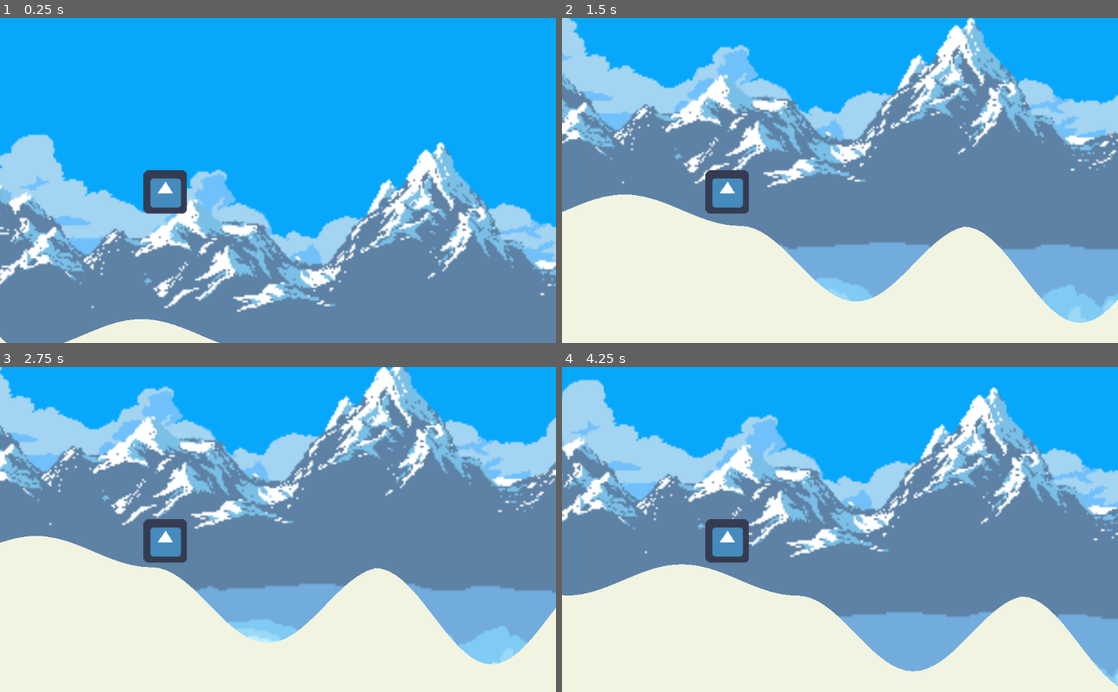
Above: before the commit, frames 1-4 (two rows, left to right).
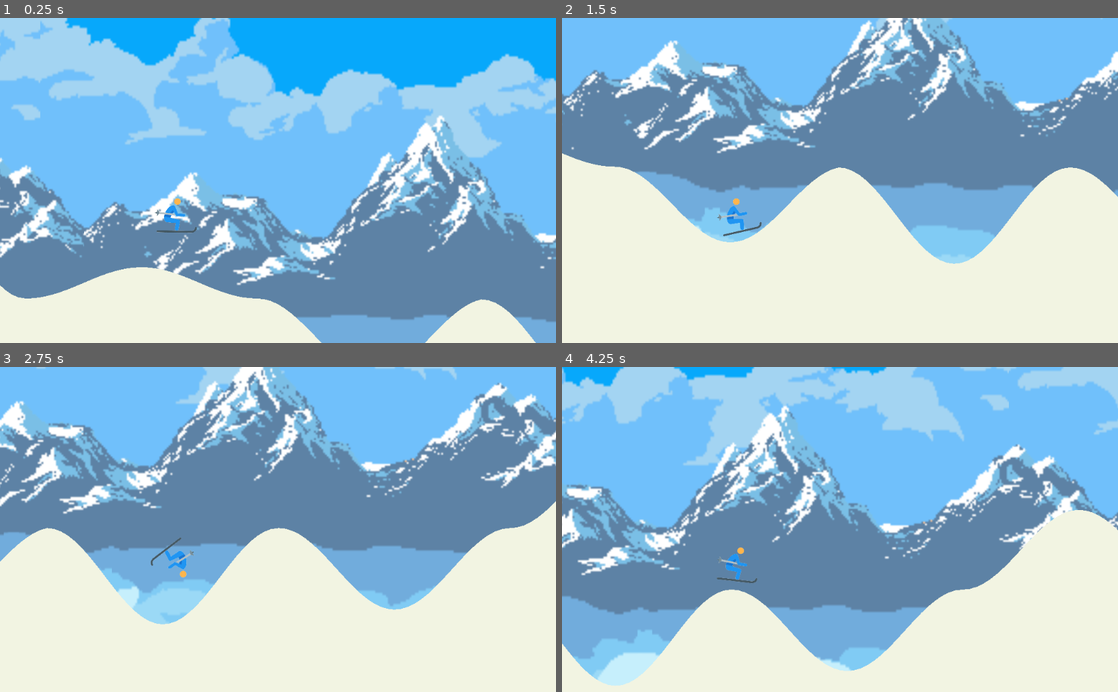
Above: after the commit, the same moments.

Repository: duketran1996/game-pcg
Game: Godot game, scene res://Slope.tscn
The game is run twice, just before and just after one commit, with the same random seed, the same clock (stepped at 60 frames per second) and the same inputs. The engine's default icon, where the game draws it, is replaced by a stand-in: a white triangle on a blue panel in a dark square.
Inputs:
- Up to frame 1 (0.25 s): no input
- Up to frame 2 (1.5 s): hold Right (ui_right) 0.53-1.28 s; hold Left (ui_left) from 1.28 s (still down)
- Up to frame 3 (2.75 s): release Left (ui_left) at 2.03 s; hold Right (ui_right) from 2.03 s (still down)
- Up to frame 4 (4.25 s): release Right (ui_right) at 2.78 s; hold Up (ui_up) 2.78-3.53 s; hold Left (ui_left) from 3.53 s (still down)

The runs differ from the first frame. In frame 1, 71% of the frame differs, in the area x 0-100%, y 0-100%; in frame 2, 58%; in frame 3, 55%; in frame 4, 64%.

Commit message:
Add player

Diff:
--- /dev/null
+++ b/code/Global.gd
@@ -0,0 +1,17 @@
+extends Node
+
+
+# Declare member variables here. Examples:
+# var a = 2
+# var b = "text"
+var slope
+
+# Called when the node enters the scene tree for the first time.
+func _ready():
+	slope = Array()
+	#pass # Replace with function body.
+
+
+# Called every frame. 'delta' is the elapsed time since the previous frame.
+#func _process(delta):
+#	pass
--- a/code/ParallaxBackground.tscn
+++ b/code/ParallaxBackground.tscn
@@ -14,7 +14,7 @@
 
 [node name="Sprite" type="Sprite" parent="ParallaxLayer"]
 position = Vector2( 514, 281 )
-scale = Vector2( 2.66667, 4.02778 )
+scale = Vector2( 2.667, 40 )
 texture = ExtResource( 3 )
 
 [node name="ParallaxLayer2" type="ParallaxLayer" parent="."]
@@ -22,8 +22,8 @@
 motion_mirroring = Vector2( 1000, 0 )
 
 [node name="Sprite" type="Sprite" parent="ParallaxLayer2"]
-position = Vector2( 512.75, 297.75 )
-scale = Vector2( 2.66797, 2.72454 )
+position = Vector2( 518, 167 )
+scale = Vector2( 2.668, 3.24421 )
 texture = ExtResource( 6 )
 
 [node name="ParallaxLayer3" type="ParallaxLayer" parent="."]
@@ -31,7 +31,7 @@
 motion_mirroring = Vector2( 1000, 0 )
 
 [node name="Sprite" type="Sprite" parent="ParallaxLayer3"]
-position = Vector2( 514, 295 )
+position = Vector2( 514, 332 )
 scale = Vector2( 2.67708, 2.71296 )
 texture = ExtResource( 4 )
 
--- a/code/Player.gd
+++ b/code/Player.gd
@@ -1,21 +1,110 @@
 extends KinematicBody2D
 
 export var speed = 200
-export var gravity = 1500
+export var gravity = 800
 var velocity = Vector2()
+var startInd = 0
+var xspd = 1
+var maxSpd = 2
+var preSlideCnt = 0
+var landCnt = 0
+var prejump = OS.get_ticks_msec()
+var roundCnt = 0
+var preAngle = 0
+#func _input(event):
+#	if event.is_action_pressed('scroll_up'):
+#		$Camera2D.zoom -= Vector2(0.1, 0.1)
+#	if event.is_action_pressed('scroll_down'):
+#		$Camera2D.zoom += Vector2(0.1, 0.1)
+#
+func _physics_process(delta):
+	velocity.x = xspd
+	velocity.y += gravity * delta
+	#print(xspd)
+	#if Input.is_action_pressed('ui_right'):
+		#velocity.x += 2
+	#if Input.is_action_pressed('ui_left'):
+		#velocity.x -= 1
+#	if Input.is_action_pressed("ui_left"):
+#		if get_slide_count()==0:
+#			rotation -= 0.08
+#	if Input.is_action_pressed("ui_right"):
+#		if get_slide_count()==0:
+#			rotation += 0.08
+	#if Input.is_action_pressed("ui_up"):
 
-func _input(event):
-	if event.is_action_pressed('scroll_up'):
-		$Camera2D.zoom -= Vector2(0.1, 0.1)
-	if event.is_action_pressed('scroll_down'):
-		$Camera2D.zoom += Vector2(0.1, 0.1)
+#	if landCnt>5:
+#		var step = 11 - landCnt
+#		get_node("Sprite2").scale.y = 0.3 - 0.01*step
+#		landCnt -= 1
+#	elif landCnt>0:
+#		var step = 6 - landCnt
+#		get_node("Sprite2").scale.y = 0.25 + 0.01*step
+#		landCnt -= 1
 
-func _physics_process(delta):
-	velocity.x = 0
-	velocity.y += gravity * delta
-	if Input.is_action_pressed('ui_right'):
-		velocity.x += 1
-	if Input.is_action_pressed('ui_left'):
-		velocity.x -= 1
+
+
+
 	velocity.x *= speed
-	velocity = move_and_slide(velocity, Vector2(0, -1))
+	velocity = move_and_slide(velocity, Vector2(0, -1),false,20)
+
+	if preAngle<-PI/2 and rotation>0:
+		roundCnt += 1
+	if preAngle>PI/2 and rotation<0:
+		roundCnt += 1
+
+	if Input.is_action_pressed("ui_left"):
+		if get_slide_count()==0:
+			rotation -= 0.08
+	if Input.is_action_pressed("ui_right"):
+		if get_slide_count()==0:
+			rotation += 0.08
+
+	if preSlideCnt>0 and get_slide_count()==0:
+		prejump = OS.get_ticks_msec()
+	if get_slide_count()>0:
+		#roundCnt = 0
+		var xpos = position.x
+		var i = startInd
+		var length = Global.slope.size();
+		while i<length:
+			if Global.slope[i].x>xpos:
+				break
+			i += 1
+		startInd = i
+		var dir = Global.slope[i] - Global.slope[i-1]
+		var dirAngle = dir.normalized().angle();
+		if preSlideCnt==0:
+			if abs(dirAngle-rotation)>0.9:
+				xspd = 0.5
+				maxSpd = 2
+			elif  xspd<maxSpd:
+				xspd = xspd+0.015
+			else:
+				xspd = xspd
+			if OS.get_ticks_msec()-prejump>350 and abs(dirAngle-rotation)<0.5:
+				#xspd = min(2.5,xspd+0.05)
+				xspd = xspd + 0.05*(roundCnt+1);
+				maxSpd += 0.05*(roundCnt+1)
+				landCnt = 10
+				#print(OS.get_ticks_msec()-prejump)
+				print(roundCnt)
+		roundCnt = 0
+			#get_node("Sprite2").scale
+
+
+		rotation = dirAngle
+		#rotation = PI/2
+	#print(rotation)
+
+	if landCnt>5:
+		var step = 11 - landCnt
+		get_node("Sprite2").scale.y = 0.3 - 0.02*step
+		landCnt -= 1
+	elif landCnt>0:
+		var step = 6 - landCnt
+		get_node("Sprite2").scale.y = 0.2 + 0.02*step
+		landCnt -= 1
+
+	preSlideCnt = get_slide_count()
+	preAngle = rotation
--- a/code/Player.tscn
+++ b/code/Player.tscn
@@ -1,23 +1,32 @@
-[gd_scene load_steps=4 format=2]
+[gd_scene load_steps=5 format=2]
 
 [ext_resource path="res://Player.gd" type="Script" id=1]
 [ext_resource path="res://icon.png" type="Texture" id=2]
+[ext_resource path="res://player2.png" type="Texture" id=3]
 
 [sub_resource type="RectangleShape2D" id=1]
-extents = Vector2( 39.5, 38 )
+extents = Vector2( 19.3691, 19.0633 )
 
 [node name="KinematicBody2D" type="KinematicBody2D"]
 script = ExtResource( 1 )
 
 [node name="Sprite" type="Sprite" parent="."]
-position = Vector2( 34, -133 )
+visible = false
 texture = ExtResource( 2 )
 
 [node name="CollisionShape2D" type="CollisionShape2D" parent="."]
-position = Vector2( 32, -134 )
+position = Vector2( 2.38419e-07, 0 )
+scale = Vector2( 1.56176, 1.35732 )
 shape = SubResource( 1 )
 
 [node name="Camera2D" type="Camera2D" parent="."]
-offset = Vector2( 200, -150 )
+scale = Vector2( 0.702207, 0.813584 )
+offset = Vector2( 150, -50 )
 current = true
 zoom = Vector2( 0.8, 0.8 )
+
+[node name="Sprite2" type="Sprite" parent="."]
+position = Vector2( 0, 27 )
+scale = Vector2( 0.3, 0.3 )
+texture = ExtResource( 3 )
+offset = Vector2( -20, -50 )
--- a/code/Slope.gd
+++ b/code/Slope.gd
@@ -9,24 +9,24 @@
 export var slice = 10
 
 var screensize
-var slope
+#var slope
 
 func _ready():
 	randomize()
 	screensize = get_viewport().get_visible_rect().size
-	slope = Array()
+	#slope = Array()
 	var start_y = screensize.y * 3/4
-	slope.append(Vector2(0, start_y))
+	Global.slope.append(Vector2(0, start_y))
 	add_hills()
 
 func _process(delta):
-	if slope[-1].x < $Player.position.x + screensize.x:
+	if Global.slope[-1].x < $Player.position.x + screensize.x:
 		add_hills()
 
 func add_hills():
 	var hill_width = screensize.x / num_hills
 	var hill_slices = hill_width / slice
-	var start = slope[-1]
+	var start = Global.slope[-1]
 	var poly = PoolVector2Array()
 	var min_height = 0.0
 	for i in range(num_hills):
@@ -42,7 +42,7 @@
 			hill_point.y = start.y + height * cos(2 * PI / hill_slices * j)
 			min_height = max(min_height, hill_point.y)
 			#$Line2D.add_point(hill_point)
-			slope.append(hill_point)
+			Global.slope.append(hill_point)
 			poly.append(hill_point)
 
 		start.y += height
--- a/code/project.godot
+++ b/code/project.godot
@@ -14,6 +14,10 @@
 run/main_scene="res://Slope.tscn"
 config/icon="res://icon.png"
 
+[autoload]
+
+Global="*res://Global.gd"
+
 [physics]
 
 common/enable_pause_aware_picking=true
Binary file added: code/player-removebg-preview.png
Not shown, added: code/player-removebg-preview.png.import
Binary file added: code/player.png
Not shown, added: code/player.png.import
Binary file added: code/player2.png
Not shown, added: code/player2.png.import
